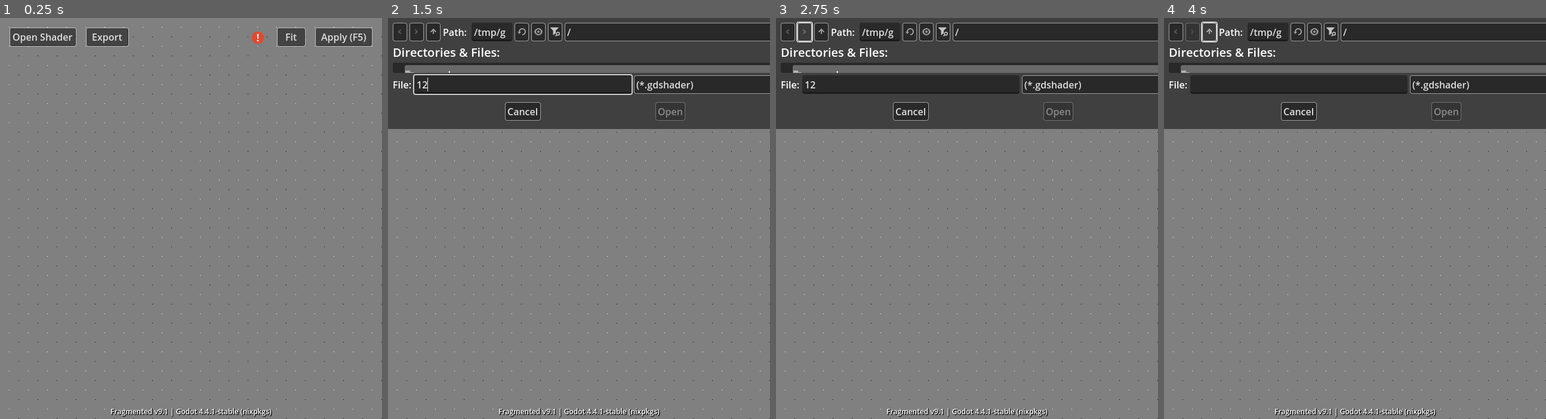
Above: before the commit, frames 1-4 (left to right).
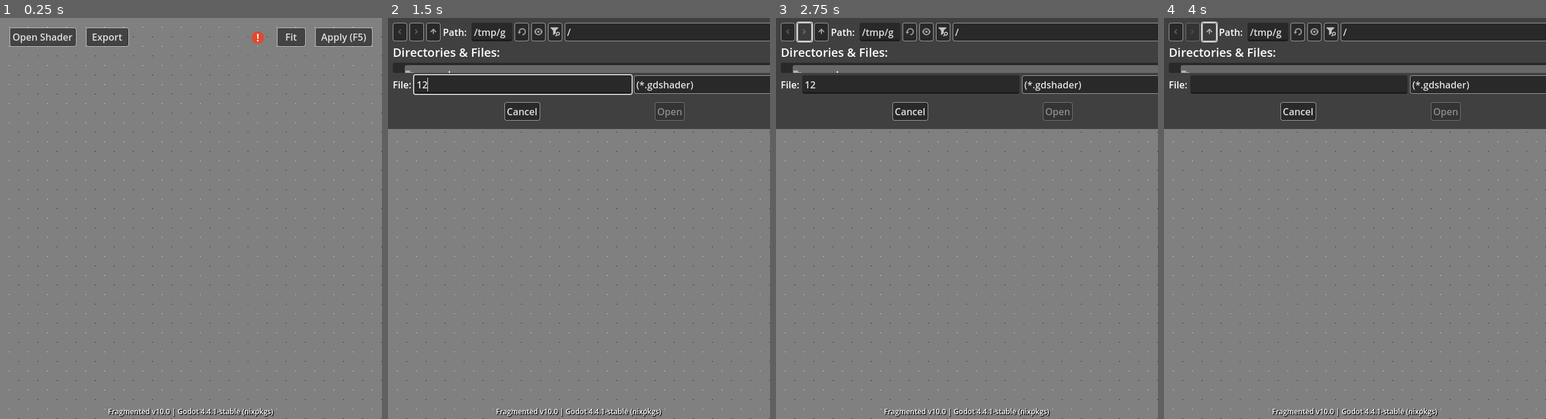
Above: after the commit, the same moments.

Repository: ChaoticByte/Fragmented
Game: Godot game, scene res://src/scenes/main.tscn
Two runs of this game, one before a commit and one after it. Both use one fixed random seed, a clock stepped at 60 frames per second and the inputs below.
Inputs (mouse positions are in pixels of both pictures, inside the frame that each line leads up to):
- Up to frame 1 (0.25 s): no input
- Up to frame 2 (1.5 s): click "Open Shader" at 0.5 s; click (521, 86) at 1.27 s; type "12" at 1.35 s
- Up to frame 3 (2.75 s): click (806, 30) at 2 s
- Up to frame 4 (4 s): click (1194, 30) at 2.75 s; click (1209, 30) at 3.5 s

The runs differ from the first frame. In frame 1, 0.5% of the frame differs, in the area x 28-72%, y 97-100%; in frame 2, 0.7%, in the area x 28-78%, y 20-100%; in frame 3, 0.7%; in frame 4, 0.7%.

Commit message:
Declare shaderlib as stable, bump version to v10.0

Diff:
--- a/project.godot
+++ b/project.godot
@@ -11,7 +11,7 @@
 [application]
 
 config/name="Fragmented"
-config/version="v9.1"
+config/version="v10.0"
 run/main_scene="res://src/scenes/main.tscn"
 config/features=PackedStringArray("4.4", "Mobile")
 run/low_processor_mode=true
Not shown, changed: README.md
